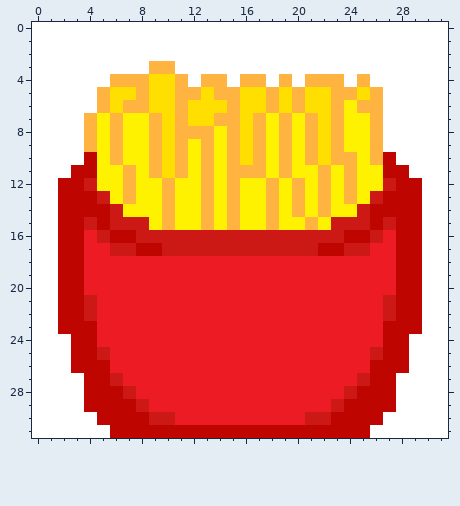
Two states of a pixel-art sprite, fries.png. Above is the file before it was changed.
The file is 128x128 pixels, drawn in blocks of 4x4; one block is one cell here.
The result:
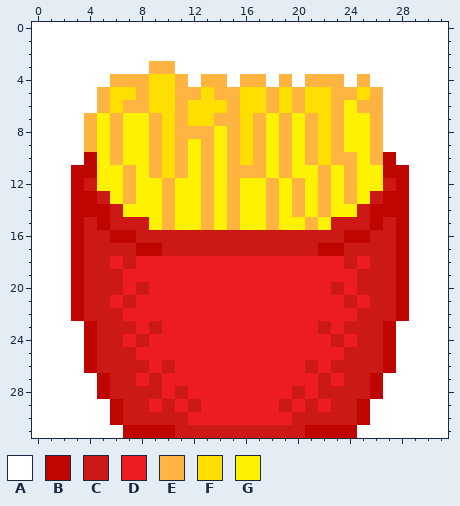
Palette (. is transparent): A #ffffff  B #bf0500  C #cc1916  D #ed1c24  E #ffb441  F #ffdf00  G #fff200
Difference:
Changed rows in their new state; - is an unchanged pixel.
first column x 2:
12 A--------------------------A
13 A--------------------------A
14 A--------------------------A
15 A--------------------------A
16 A-C----------------------C-A
17 A-CC--------------------CC-A
18 A-CC-C----------------C-CC-A
19 A-CCC------------------CCC-A
20 A-CCC-C--------------C-CCC-A
21 A--C-C----------------C-C--A
22 A--CC------------------CC--A
23 AA-CCC-C------------C-CCC-AA
24 -A-CC-C--------------C-CC-A-
25 -A--CC----------------CC--A-
26 -A-CCCC-C----------C-CCCC-A-
27 --A--C-C------------C-C--A--
28 --A-C-CC-C--------C-CC-C-A--
29 --AA-C--C-C------C-C--C-AA--
30 ---A-CC--C--------C--CC-A---
31 ----A----CCCCCCCCCC----A----
Where, in picture pixels (left, top, right, bottom), the same in both pictures:
changed: (58, 178, 422, 438)
